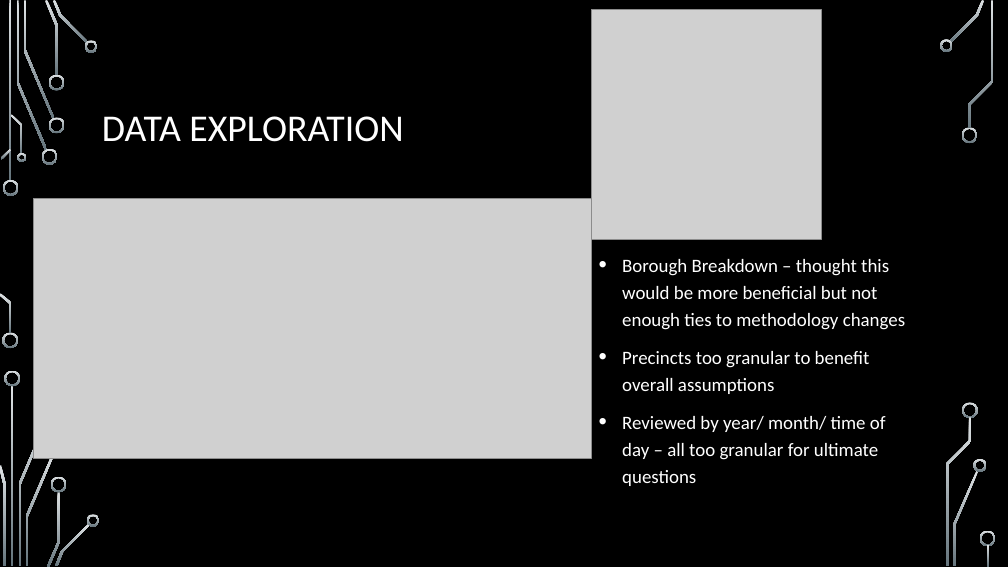
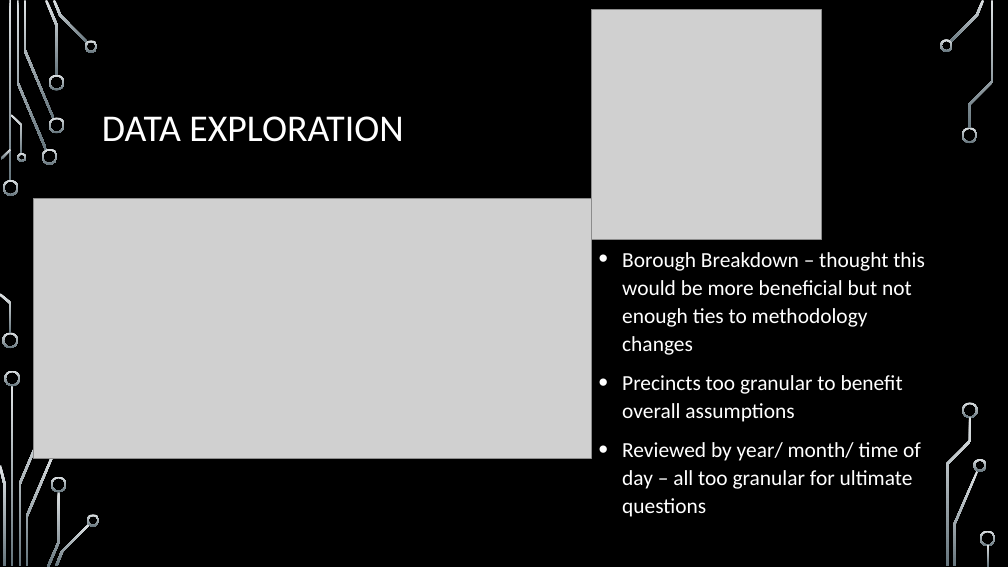
Before and after one commit to taftap8/CrimeProject, a slide deck: slide 8 of NYC Crime 2006-Today.pptx (slide 7 before the commit). Drawn at 1008x567 pixels with LibreOffice and Linux fonts; fonts in the diff are those of the drawing; grey boxes stand for pictures; background and template pictures are left out. Boxes give left, top, right and bottom in pixels: in the first picture for what was removed or moved away, otherwise in the second. Text is boxed around its words. In the diff, an @@ line names an element or a change of style, - is before the commit and + after.

```diff
--- a/NYC Crime 2006-Today.pptx
+++ b/NYC Crime 2006-Today.pptx
@@ text "Borough Breakdown – thought this ..." at <box>622,252,925,517</box>: size 18 to 20.4 pt; line spacing 1.2 to 1.1 @@
```
Also in this commit, not shown: 8 other slides changed, 2 slides added.
